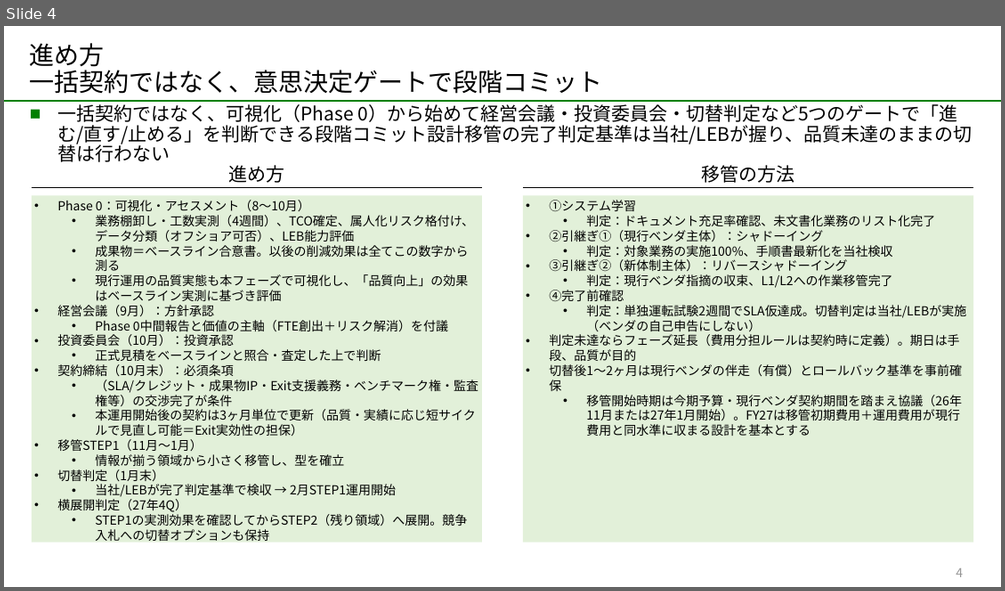
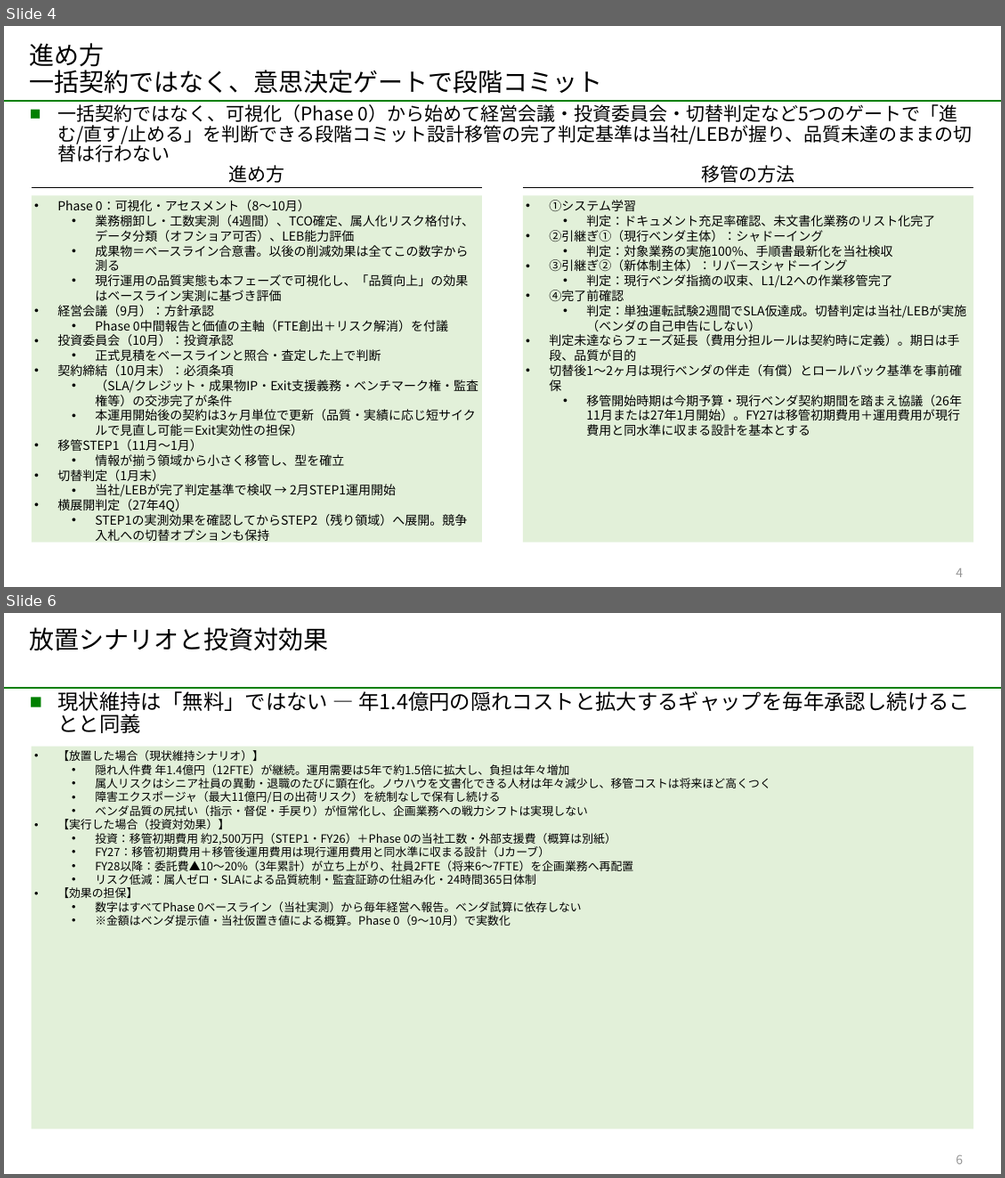
Before and after one commit to tk-tus2-cloud/free_creative, a slide deck: docs/BPO検討_経営上程版.pptx. Shown one above the other, each under a label of ours: slide 4 before the commit, slides 4 and 6 after it; the slides between them are not shown. The pictures are 1005x591 and 1005x1178 pixels, drawn with LibreOffice and Linux fonts; fonts in the diff are those of the drawing; background and template pictures are left out. Boxes give left, top, right and bottom in pixels: in the first picture for what was removed or moved away, otherwise in the second. Text is boxed around its words. In the diff, an @@ line names an element or a change of style, - is before the commit and + after.

```diff
--- a/docs/BPO検討_経営上程版.pptx
+++ b/docs/BPO検討_経営上程版.pptx
@@ slide 6 added at (x1=4, y1=613, x2=1001, y2=1174), background #FFFFFF; not listed: 2 template elements that a slide beside it also shows @@
@@ title added at (x1=30, y1=627, x2=329, y2=651), 24 pt, text #000000 @@
+放置シナリオと投資対効果
@@ text added at (x1=57, y1=688, x2=970, y2=714), 20 pt, text #000000 @@
+■ 現状維持は「無料」ではない — 年1.4億円の隠れコストと拡大するギャップを毎年承認し続けることと同義
@@ rectangle added at (x1=32, y1=747, x2=974, y2=1129), fill #E2F0D9, 11 pt, text #000000 @@
+• 【放置した場合（現状維持シナリオ）】
+  • 隠れ人件費 年1.4億円（12FTE）が継続。運用需要は5年で約1.5倍に拡大し、負担は年々増加
+  • 属人リスクはシニア社員の異動・退職のたびに顕在化。ノウハウを文書化できる人材は年々減少し、移管コストは将来ほど高くつく
+  • 障害エクスポージャ（最大11億円/日の出荷リスク）を統制なしで保有し続ける
+  • ベンダ品質の尻拭い（指示・督促・手戻り）が恒常化し、企画業務への戦力シフトは実現しない
+• 【実行した場合（投資対効果）】
+  • 投資：移管初期費用 約2,500万円（STEP1・FY26）＋Phase 0の当社工数・外部支援費（概算は別紙）
+  • FY27：移管初期費用＋移管後運用費用は現行運用費用と同水準に収まる設計（Jカーブ）
+  • FY28以降：委託費▲10〜20%（3年累計）が立ち上がり、社員2FTE（将来6〜7FTE）を企画業務へ再配置
+  • リスク低減：属人ゼロ・SLAによる品質統制・監査証跡の仕組み化・24時間365日体制
+• 【効果の担保】
+  • 数字はすべてPhase 0ベースライン（当社実測）から毎年経営へ報告。ベンダ試算に依存しない
+  • ※金額はベンダ提示値・当社仮置き値による概算。Phase 0（9〜10月）で実数化
```
Also in this commit, not shown: 3 slides changed, 2 other slides added.
